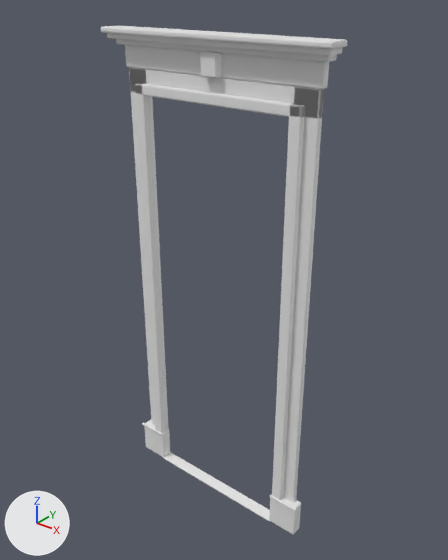
Renders of the Blender file assets/blender/src/arch_bathroom.blend from each side of a commit.
The view is the same before and after, from a camera (50 mm lens) standing at (2.42, -2.98, 3.68) and looking at (0.03, 0.02, 1.82). The lights are fixed; the arrows at lower left show +X, +Y and +Z. The older version comes first.

In view in the first picture: 'cor1', 'cor2', 'cor3', 'frieze', 'head_i', 'head_o', 'i-1', 'i1', 'key', 'o-1', 'o1', 'p-1', 'p1', 'pc-1', 'pc1', 'thr'.
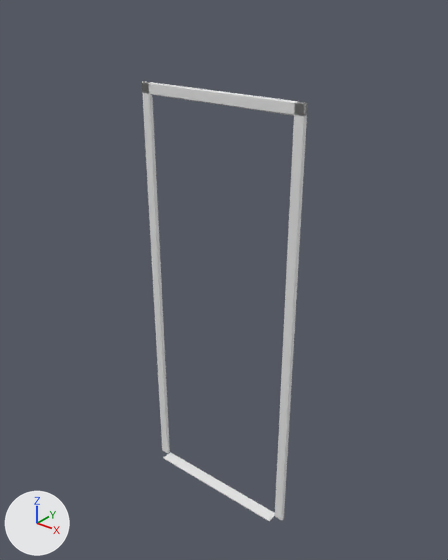
Changed parts and their boxes [x1, y1, x2, y2] in the pictures (448 x 560 px):
'o1', deleted
    before: [283, 86, 324, 502]
'i1', deleted
    before: [272, 104, 305, 500]
'c1', added
    after: [275, 101, 307, 520]
'frieze', deleted
    before: [125, 45, 329, 89]
'i-1', deleted
    before: [135, 84, 165, 433]
'c-1', added
    after: [142, 81, 170, 453]
'o-1', deleted
    before: [129, 67, 169, 431]
'head_o', deleted
    before: [130, 67, 324, 118]
'cor3', deleted
    before: [101, 25, 347, 49]
'head', added
    after: [142, 81, 308, 116]
'head_i', deleted
    before: [135, 83, 305, 117]
'cor2', deleted
    before: [107, 33, 342, 56]
'cor1', deleted
    before: [116, 39, 337, 62]
'p1', deleted
    before: [269, 497, 301, 534]
'p-1', deleted
    before: [144, 420, 170, 457]
'key', deleted
    before: [200, 51, 221, 78]
'pc1', deleted
    before: [270, 495, 296, 512]
'pc-1', deleted
    before: [142, 423, 162, 436]

Diff of the bpy script that builds the scene:
```diff
--- a/assets/blender/src/arch_bathroom.blend.py
+++ b/assets/blender/src/arch_bathroom.blend.py
@@ ob_o_1 @@
-ob_o_1 = bpy.data.objects.new('o-1', me_o_1)
@@ ob_i_1 @@
-ob_i_1 = bpy.data.objects.new('i-1', me_i_1)
@@ ob_p_1 @@
-ob_p_1 = bpy.data.objects.new('p-1', me_p_1)
@@ ob_pc_1 @@
-ob_pc_1 = bpy.data.objects.new('pc-1', me_pc_1)
@@ ob_o1 @@
-ob_o1 = bpy.data.objects.new('o1', me_o1)
@@ ob_i1 @@
-ob_i1 = bpy.data.objects.new('i1', me_i1)
@@ ob_p1 @@
-ob_p1 = bpy.data.objects.new('p1', me_p1)
@@ ob_pc1 @@
-ob_pc1 = bpy.data.objects.new('pc1', me_pc1)
@@ ob_head_o @@
-ob_head_o = bpy.data.objects.new('head_o', me_head_o)
@@ ob_head_i @@
-ob_head_i = bpy.data.objects.new('head_i', me_head_i)
@@ ob_frieze @@
-ob_frieze = bpy.data.objects.new('frieze', me_frieze)
@@ ob_cor1 @@
-ob_cor1 = bpy.data.objects.new('cor1', me_cor1)
@@ ob_cor2 @@
-ob_cor2 = bpy.data.objects.new('cor2', me_cor2)
@@ ob_cor3 @@
-ob_cor3 = bpy.data.objects.new('cor3', me_cor3)
@@ ob_key @@
-ob_key = bpy.data.objects.new('key', me_key)
@@ ob_head @@
+ob_head = bpy.data.objects.new('head', me_head)  # a box spanning x -0.625..0.625, y -0.03..0.0, z 3.0..3.075; modifiers BEVEL
+ob_head.location = (0.0, 0.0, 0.0)
@@ ob_c1 @@
+ob_c1 = bpy.data.objects.new('c1', me_c1)  # a box spanning x 0.55..0.62, y -0.03..0.0, z 0.0..3.08; modifiers BEVEL
+ob_c1.location = (0.0, 0.0, 0.0)
@@ ob_c_1 @@
+ob_c_1 = bpy.data.objects.new('c-1', me_c_1)  # a box spanning x -0.62..-0.55, y -0.03..0.0, z 0.0..3.08; modifiers BEVEL
+ob_c_1.location = (0.0, 0.0, 0.0)
```
